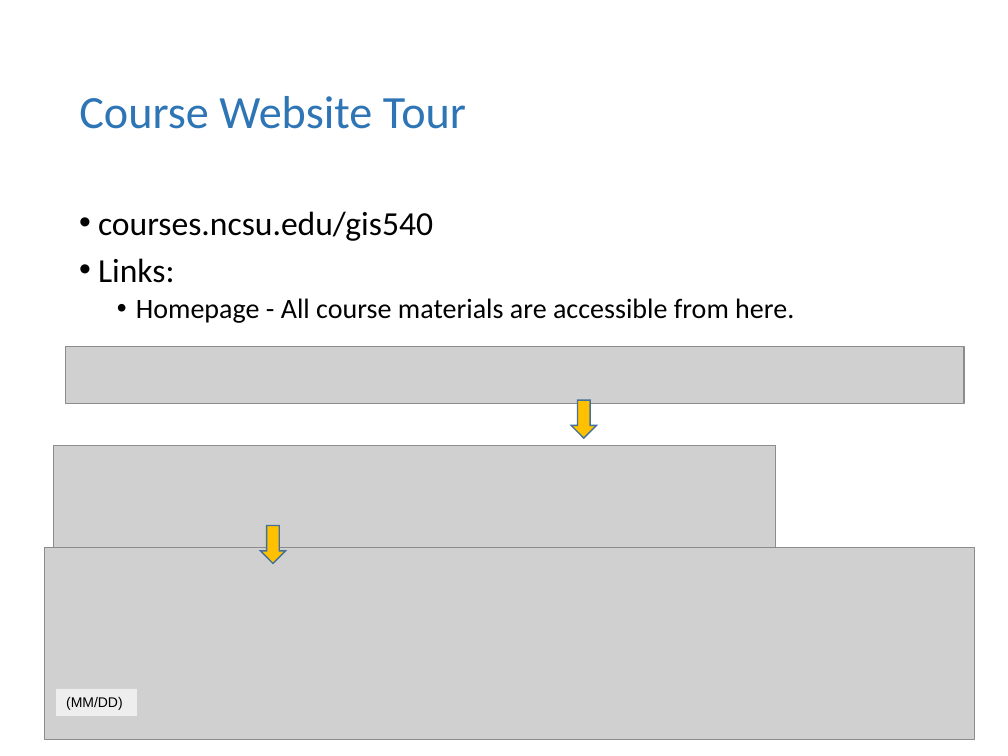
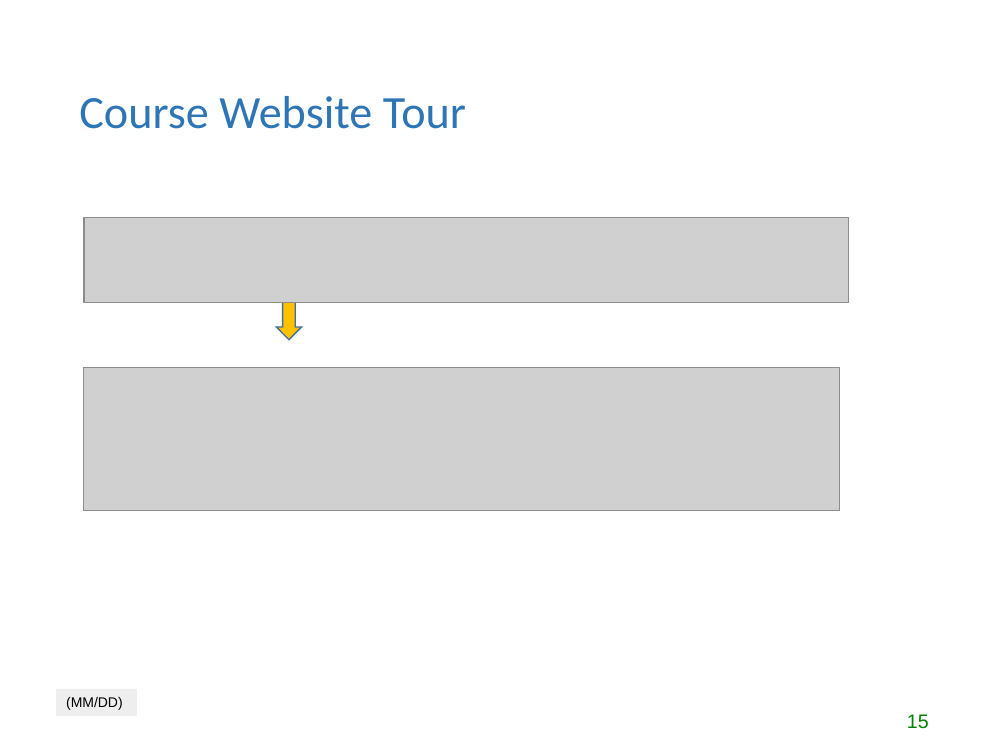
Before and after one commit to lgtateos/gis540, a slide deck: slide 15 of slides/intro_to_GIS540.ppt. Drawn at 1008x756 pixels with LibreOffice and Linux fonts; fonts in the diff are those of the drawing; grey boxes stand for pictures. Boxes give left, top, right and bottom in pixels: in the first picture for what was removed or moved away, otherwise in the second. Text is boxed around its words. In the diff, an @@ line names an element or a change of style, - is before the commit and + after.

```diff
--- a/slides/intro_to_GIS540.ppt
+++ b/slides/intro_to_GIS540.ppt
@@ picture resized from (x1=53, y1=446, x2=776, y2=602) to (x1=84, y1=217, x2=848, y2=302) @@
@@ text removed at (x1=98, y1=211, x2=794, y2=323) @@
-• courses.ncsu.edu/gis540
-• Links:
-  • Homepage - All course materials are accessible from here.
@@ down arrow moved from (x1=260, y1=525, x2=285, y2=563) to (x1=276, y1=301, x2=301, y2=340) @@
@@ picture resized from (x1=66, y1=346, x2=965, y2=403) to (x1=84, y1=368, x2=840, y2=510) @@
@@ down arrow removed at (x1=572, y1=400, x2=597, y2=438) @@
@@ picture removed at (x1=44, y1=547, x2=974, y2=740) @@
@@ page number added at (x1=907, y1=714, x2=929, y2=729), 14 pt, text #008000 @@
+15
```
Also in this commit, not shown: 9 other slides changed, 1 other file.
